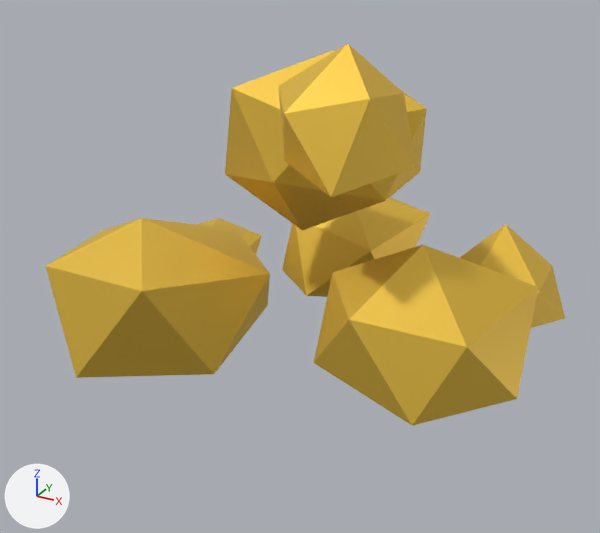
The glTF model assets/models/ore_gold.glb as it was, and as the next commit left it.
Before and after are seen from a 50 mm lens placed at (0.328, -0.627, 0.408), pointed at (-0.002, -0.026, 0.108). The axes (+X, +Y, +Z) are drawn at lower left. The lights are the same throughout. The picture after the commit comes second. Vertices at exactly the same position are counted once.

Before the edit, the objects in view are built like this:
```python
me_ore_gold = bpy.data.meshes.new('ore_gold')
me_ore_gold.from_pydata(...)  # 84 vertices, 140 faces; spans x -0.218..0.197, y -0.159..0.216, z -0.012..0.306
me_ore_gold.materials.append(mat_ore)  # yellow #f2c94c
ob_ore_gold = bpy.data.objects.new('ore_gold', me_ore_gold)
ob_ore_gold.location = (0.0104, -0.0286, 0.0121)
```
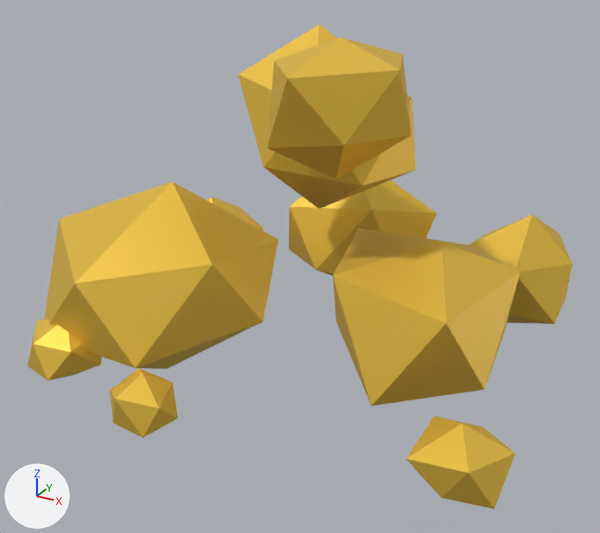
The change, as a list of edits to the scene's bpy script:
```text
Change me_ore_gold:
    used by ob_ore_gold; location = (0.0104, -0.0286, 0.0121)
    remove me_ore_gold.from_pydata(...)  # 84 vertices, 140 faces; spans x -0.218..0.197, y -0.159..0.216, z -0.012..0.306
    add me_ore_gold.from_pydata(...)  # 120 vertices, 200 faces; spans x -0.235..0.23, y -0.214..0.223, z -0.019..0.299
    me_ore_gold part 1: the loose piece of 12 vertices spanning x -0.211..-0.008, y -0.159..0.018, z 0.0..0.15 is rebuilt with 12 vertices and now spans x -0.227..-0.03, y -0.176..0.028, z -0.019..0.164
    me_ore_gold part 2: the loose piece of 12 vertices spanning x 0.078..0.197, y 0.076..0.189, z 0.008..0.115 is rebuilt with 12 vertices and now spans x 0.087..0.203, y 0.079..0.202, z -0.008..0.113
    me_ore_gold part 3: the loose piece of 12 vertices spanning x 0.01..0.111, y -0.118..-0.002, z 0.203..0.306 is rebuilt with 12 vertices and now spans x 0.001..0.106, y -0.117..-0.005, z 0.19..0.299
    me_ore_gold part 4: the loose piece of 12 vertices spanning x 0.034..0.197, y -0.093..0.059, z -0.008..0.154 is rebuilt with 12 vertices and now spans x 0.031..0.186, y -0.124..0.076, z -0.004..0.14
    me_ore_gold part 5: the loose piece of 12 vertices spanning x -0.218..-0.129, y 0.041..0.149, z -0.012..0.074 is rebuilt with 12 vertices and now spans x -0.235..-0.121, y 0.039..0.152, z 0.003..0.094
    me_ore_gold part 6: the loose piece of 12 vertices spanning x -0.096..0.048, y 0.053..0.216, z 0.004..0.132 is rebuilt with 12 vertices and now spans x -0.108..0.06, y 0.073..0.223, z -0.002..0.151
    me_ore_gold part 7: the loose piece of 12 vertices spanning x -0.085..0.093, y -0.051..0.079, z 0.13..0.286 is rebuilt with 12 vertices and now spans x -0.075..0.086, y -0.063..0.084, z 0.134..0.297
    me_ore_gold part 8
    12 vertices are added at x 0.161..0.23, y -0.184..-0.118, z 0.0..0.062
    20 new faces join them
    me_ore_gold part 9
    12 vertices are added at x -0.198..-0.131, y -0.191..-0.124, z -0.003..0.058
    20 new faces join them
    me_ore_gold part 10
    12 vertices are added at x -0.08..-0.026, y -0.214..-0.166, z -0.004..0.051
    20 new faces join them
Change ob_ore_gold:
    ob_ore_gold.location: (0.0104, -0.0286, 0.0121) -> (0.0022, -0.0045, 0.0185)
```

Changed parts and their boxes [x1, y1, x2, y2] in the pictures (600 x 533 px):
'ore_gold', reshaped, moved (27% taller)
    before: [46, 44, 565, 426]
    after: [27, 24, 573, 509]
part 1 of me_ore_gold, rebuilt (17% taller)
    before: [46, 218, 270, 378]
    after: [44, 182, 279, 369]
part 2 of me_ore_gold, rebuilt
    before: [460, 224, 565, 328]
    after: [470, 215, 573, 324]
part 3 of me_ore_gold, rebuilt (7% shorter)
    before: [278, 44, 416, 197]
    after: [267, 37, 411, 179]
part 4 of me_ore_gold, rebuilt (17% narrower)
    before: [314, 245, 539, 426]
    after: [333, 228, 520, 406]
part 5 of me_ore_gold, rebuilt
    before: [195, 218, 262, 254]
    after: [207, 197, 263, 230]
part 6 of me_ore_gold, rebuilt
    before: [282, 197, 431, 297]
    after: [289, 180, 437, 276]
part 7 of me_ore_gold, rebuilt (12% narrower)
    before: [225, 50, 427, 230]
    after: [238, 24, 416, 209]
part 8 of me_ore_gold, added (yellow)
    after: [406, 416, 515, 509]
part 9 of me_ore_gold, added (yellow)
    after: [27, 319, 102, 381]
part 10 of me_ore_gold, added (yellow)
    after: [110, 368, 178, 438]
